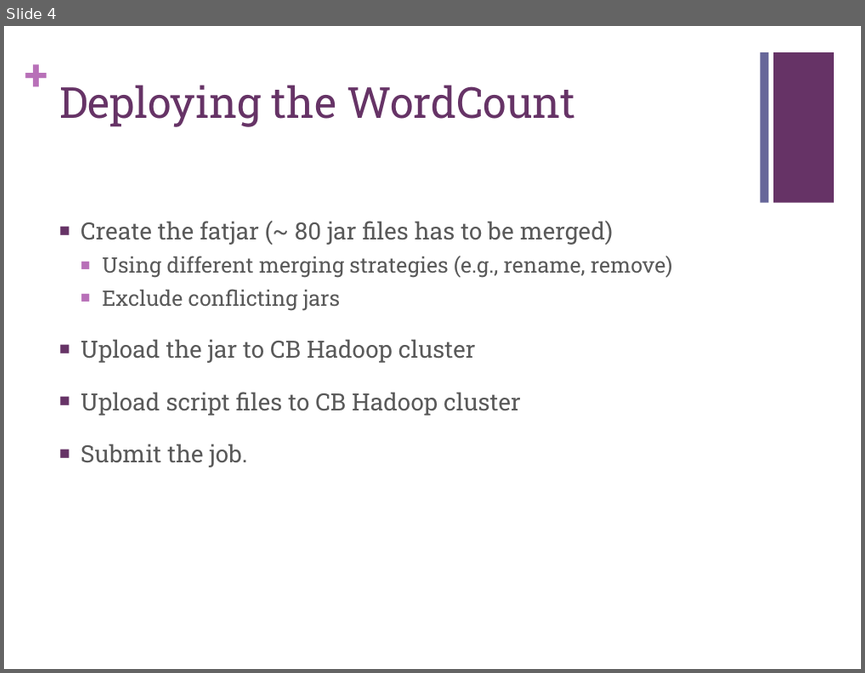
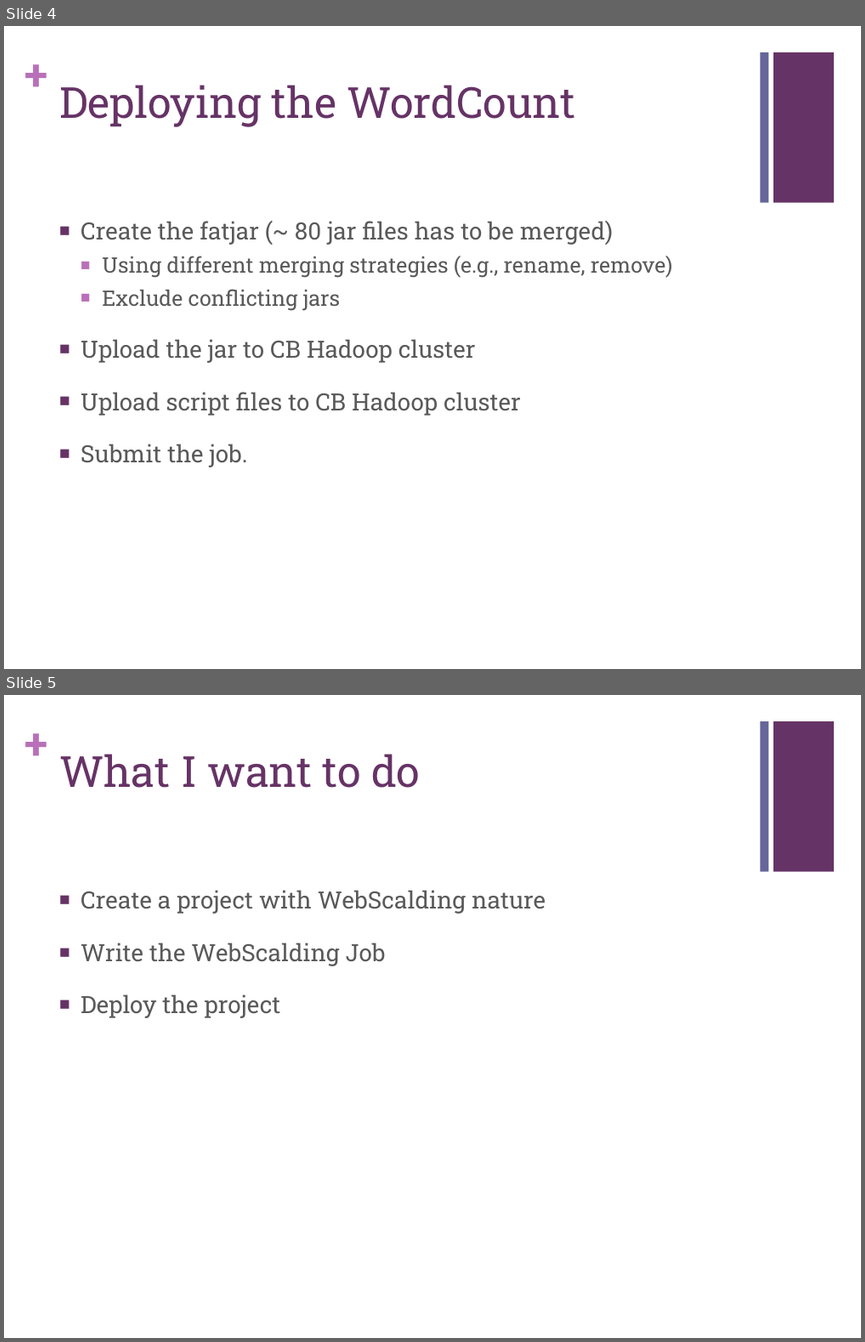
Before and after one commit to feroshjacob/TailorSwift, a slide deck: Presentation1.pptx. Shown one above the other, each under a label of ours: slide 4 before the commit, slides 4 and 5 after it. The pictures are 865x673 and 865x1342 pixels, drawn with LibreOffice and Linux fonts; fonts in the diff are those of the drawing. Boxes give left, top, right and bottom in pixels: in the first picture for what was removed or moved away, otherwise in the second. Text is boxed around its words. In the diff, an @@ line names an element or a change of style, - is before the commit and + after.

Commit message:
Hack day presentation

```diff
--- a/Presentation1.pptx
+++ b/Presentation1.pptx
@@ slide 5 added at (4,695,861,1338), background #FFFFFF; not listed: 3 template elements that a slide beside it also shows @@
@@ title added at (59,754,420,788), 36 pt, text #663366 @@
+What I want to do
@@ text added at (80,890,545,1018), 20 pt, text #595959 @@
+■ Create a project with WebScalding nature
+■ Write the WebScalding Job
+■ Deploy the project
```
